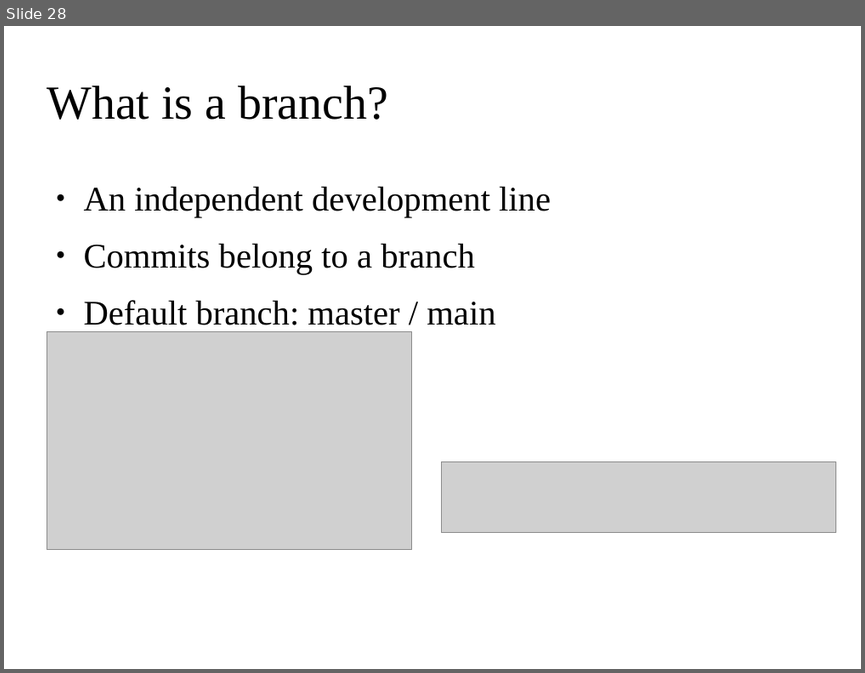
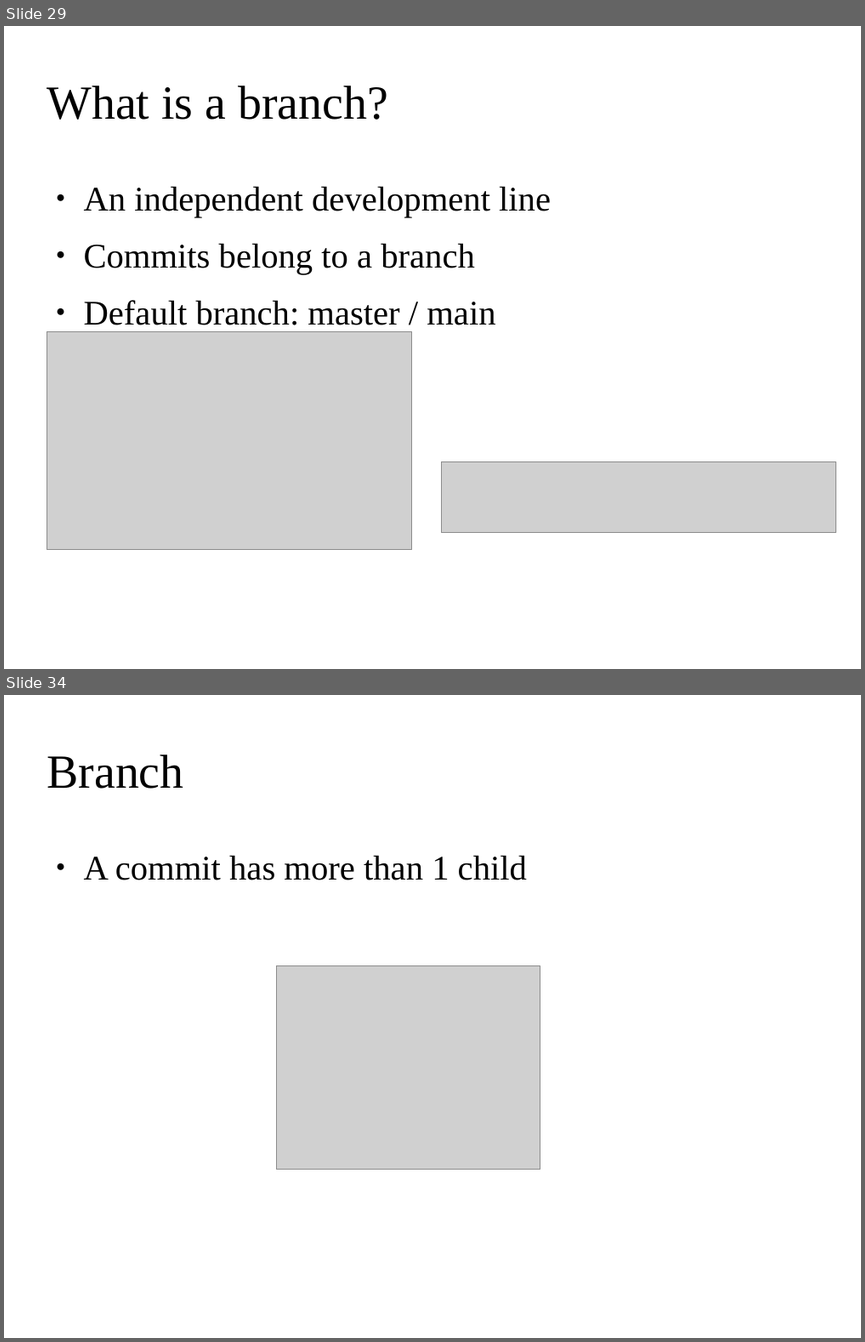
Before and after one commit to ehsansh84/git-tutorial, a slide deck: git.odp. Shown one above the other, each under a label of ours: slide 28 before the commit, slides 29 and 34 after it; the slides between them are not shown. The pictures are 865x673 and 865x1342 pixels, drawn with LibreOffice and Linux fonts; fonts in the diff are those of the drawing; grey boxes stand for pictures; background and template pictures are left out. Boxes give left, top, right and bottom in pixels: in the first picture for what was removed or moved away, otherwise in the second. Text is boxed around its words. In the diff, an @@ line names an element or a change of style, - is before the commit and + after.

```diff
--- a/git.odp
+++ b/git.odp
@@ slide 34 added at (x1=4, y1=695, x2=861, y2=1338), background picture (left out) @@
@@ title added at (x1=46, y1=755, x2=183, y2=789), 44 pt, text #000000 @@
+Branch
@@ text added at (x1=84, y1=855, x2=527, y2=880), 32 pt, text #000000 @@
+● A commit has more than 1 child
@@ picture added at (x1=277, y1=966, x2=540, y2=1169) @@
@@ what was slide 28 is now slide 29 @@
```
Also in this commit, not shown: 2 slides changed, 14 other slides added.
